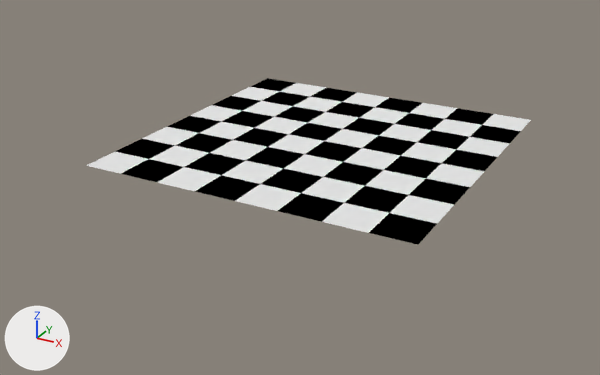
The Blender file BlenderProjects/LowPolyChessScene/LowPolyChessScene.blend, before and after one commit.
Both versions are drawn from a 50 mm lens placed at (51.9, -101.7, 42.6), pointed at (-1.3, -5.0, -5.7). The lights are fixed; the arrows at lower left show +X, +Y and +Z.

Before the edit, the objects in view are built like this:
```python
me_cube_001 = bpy.data.meshes.new('Cube.001')
me_cube_001.from_pydata(...)  # 144 vertices, 64 faces; spans x -24.0..24.0, y -24.0..24.0, z 0.0
# faces by material slot: [32, 32]
me_cube_001.materials.append(mat_material_001)  # white #e7e7e7
me_cube_001.materials.append(mat_black)  # black #000000
ob_chessboard = bpy.data.objects.new('ChessBoard', me_cube_001)
ob_chessboard.location = (0.0, 0.0, 0.0)
```
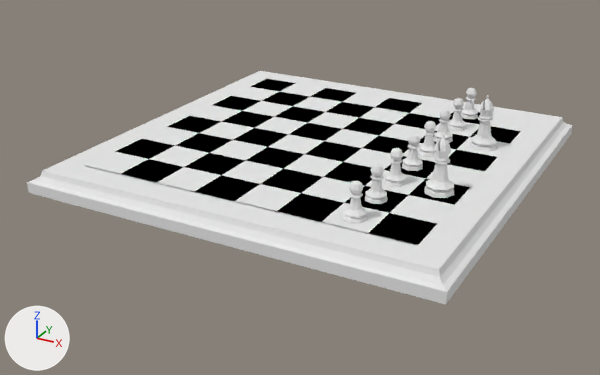
The newer file is also turned or shifted as a whole; pictures and numbers use the older file's frame.

What changed in the scene script:
```text
Add mat_chess_board_surround:
    mat_chess_board_surround = diffuse_material('Chess Board Surround')
    mat_chess_board_surround.base_color = (0.8, 0.8, 0.8)  # white #e7e7e7
Add me_sphere:
    me_sphere.from_pydata(...)  # 122 vertices, 122 faces; spans x -1.75..1.73, y -1.74..1.74, z -4.48..1.0
Add me_sphere_001:
    me_sphere_001.from_pydata(...)  # 166 vertices, 167 faces; spans x -1.73..1.74, y -1.74..1.73, z 0.0..6.73
Add me_plane:
    me_plane.from_pydata(...)  # 28 vertices, 26 faces; spans x -29.4..29.4, y -29.4..29.4, z -3.0..0.0
    me_plane.materials.append(mat_chess_board_surround)  # its picture is missing
Add ob_white_pawn_000:
    ob_white_pawn_000 = bpy.data.objects.new('White Pawn.000', me_sphere)
    ob_white_pawn_000.location = (15.0, -21.2, 3.9)
    ob_white_pawn_000.scale = (0.864, 0.864, 0.864)
Add ob_white_pawn_001:
    ob_white_pawn_001 = bpy.data.objects.new('White Pawn.001', me_sphere.copy())
    ob_white_pawn_001.location = (15.0, -15.2, 3.9)
    ob_white_pawn_001.scale = (0.864, 0.864, 0.864)
Add ob_white_pawn_002:
    ob_white_pawn_002 = bpy.data.objects.new('White Pawn.002', me_sphere.copy())
    ob_white_pawn_002.location = (15.0, -9.2, 3.9)
    ob_white_pawn_002.scale = (0.864, 0.864, 0.864)
Add ob_white_pawn_003:
    ob_white_pawn_003 = bpy.data.objects.new('White Pawn.003', me_sphere.copy())
    ob_white_pawn_003.location = (15.0, -3.2, 3.9)
    ob_white_pawn_003.scale = (0.864, 0.864, 0.864)
Add ob_white_pawn_004:
    ob_white_pawn_004 = bpy.data.objects.new('White Pawn.004', me_sphere.copy())
    ob_white_pawn_004.location = (15.0, 2.8, 3.9)
    ob_white_pawn_004.scale = (0.864, 0.864, 0.864)
Add ob_white_pawn_005:
    ob_white_pawn_005 = bpy.data.objects.new('White Pawn.005', me_sphere.copy())
    ob_white_pawn_005.location = (15.0, 8.8, 3.9)
    ob_white_pawn_005.scale = (0.864, 0.864, 0.864)
Add ob_white_pawn_006:
    ob_white_pawn_006 = bpy.data.objects.new('White Pawn.006', me_sphere.copy())
    ob_white_pawn_006.location = (15.0, 14.8, 3.9)
    ob_white_pawn_006.scale = (0.864, 0.864, 0.864)
Add ob_white_pawn_007:
    ob_white_pawn_007 = bpy.data.objects.new('White Pawn.007', me_sphere.copy())
    ob_white_pawn_007.location = (15.0, 20.8, 3.9)
    ob_white_pawn_007.scale = (0.864, 0.864, 0.864)
Add ob_low_poly_bishop:
    ob_low_poly_bishop = bpy.data.objects.new('Low-Poly Bishop', me_sphere_001)
    ob_low_poly_bishop.location = (21.0, -9.2, 0.0)
    ob_low_poly_bishop.scale = (1.15, 1.15, 1.15)
Add ob_low_poly_bishop_001:
    ob_low_poly_bishop_001 = bpy.data.objects.new('Low-Poly Bishop.001', me_sphere_001.copy())
    ob_low_poly_bishop_001.location = (21.0, 8.8, 0.0)
    ob_low_poly_bishop_001.scale = (1.15, 1.15, 1.15)
Add ob_chess_board_surround:
    ob_chess_board_surround = bpy.data.objects.new('Chess Board Surround', me_plane)
    ob_chess_board_surround.location = (0.0, -0.2, 0.0)
```

Pixel boxes [x1, y1, x2, y2] of what changed, in the pictures (600 x 375 px):
'Chess Board Surround', added: after [27, 71, 573, 304]
'Low-Poly Bishop', added: after [424, 134, 454, 198]
'Low-Poly Bishop.001', added: after [470, 95, 497, 152]
'White Pawn.000', added: after [343, 181, 367, 223]
'White Pawn.001', added: after [365, 164, 387, 204]
'White Pawn.002', added: after [384, 148, 406, 187]
'White Pawn.003', added: after [402, 134, 423, 171]
'White Pawn.004', added: after [418, 121, 436, 157]
'White Pawn.006', added: after [448, 98, 466, 131]
'White Pawn.005', added: after [434, 109, 453, 143]
'White Pawn.007', added: after [462, 88, 478, 119]
